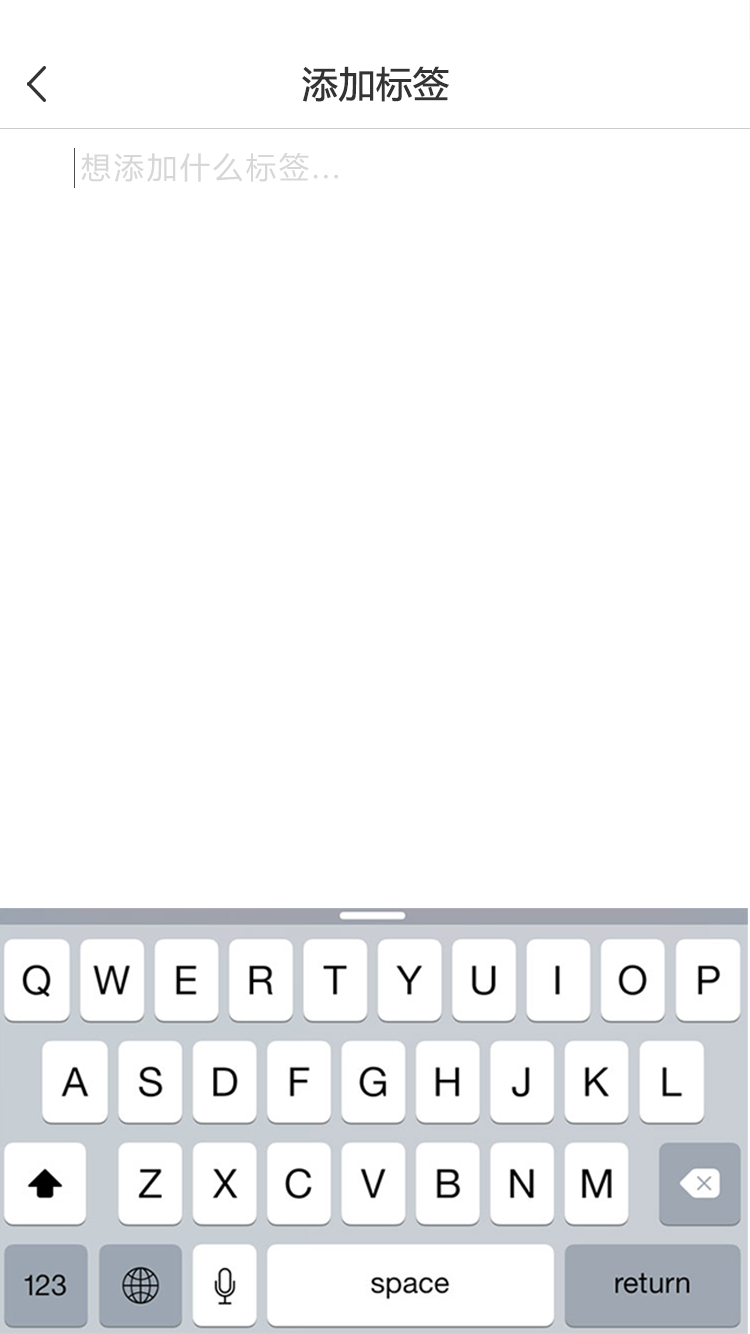
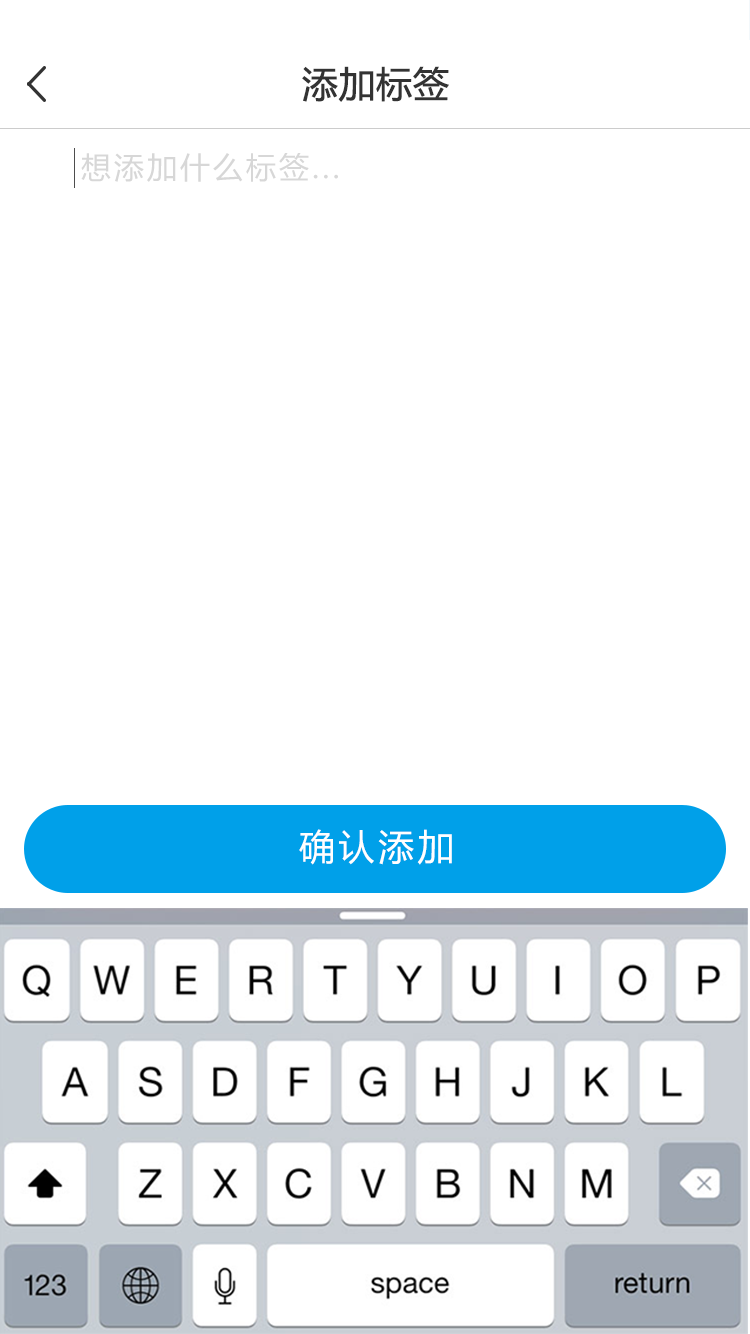
Comparing the layer stacks of the two 750 x 1334 images. Changes:
added group "button" with 2 layers in group "post" over [24, 805, 726, 893]
added layer "确认添加" in group "button" over [299, 829, 452, 865]
added layer "圆角矩形 10" in group "button" over [24, 805, 726, 893]
